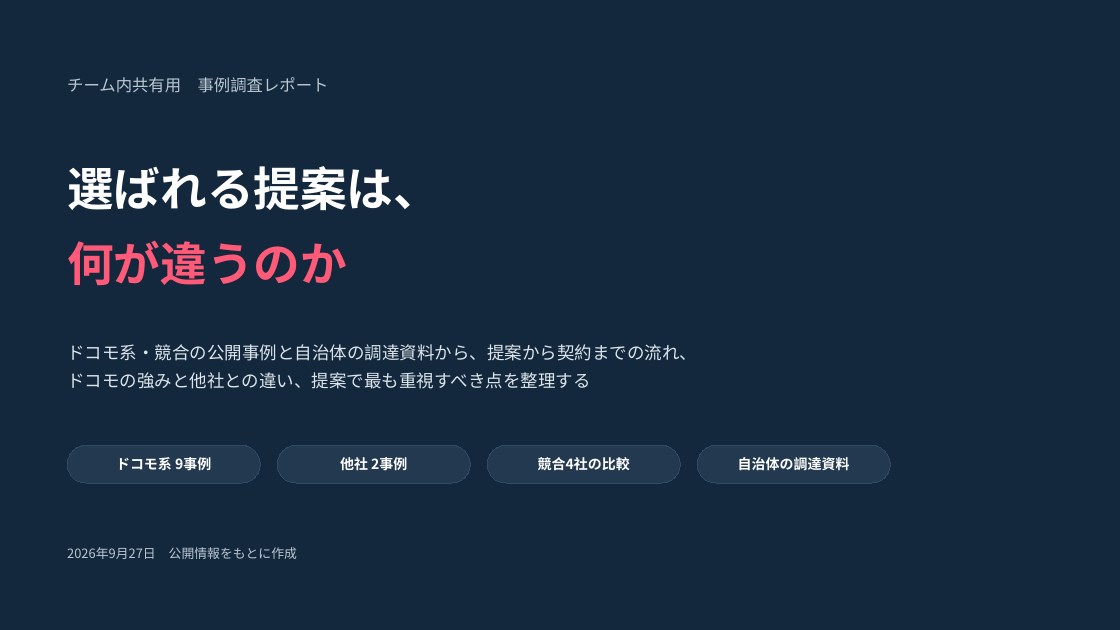
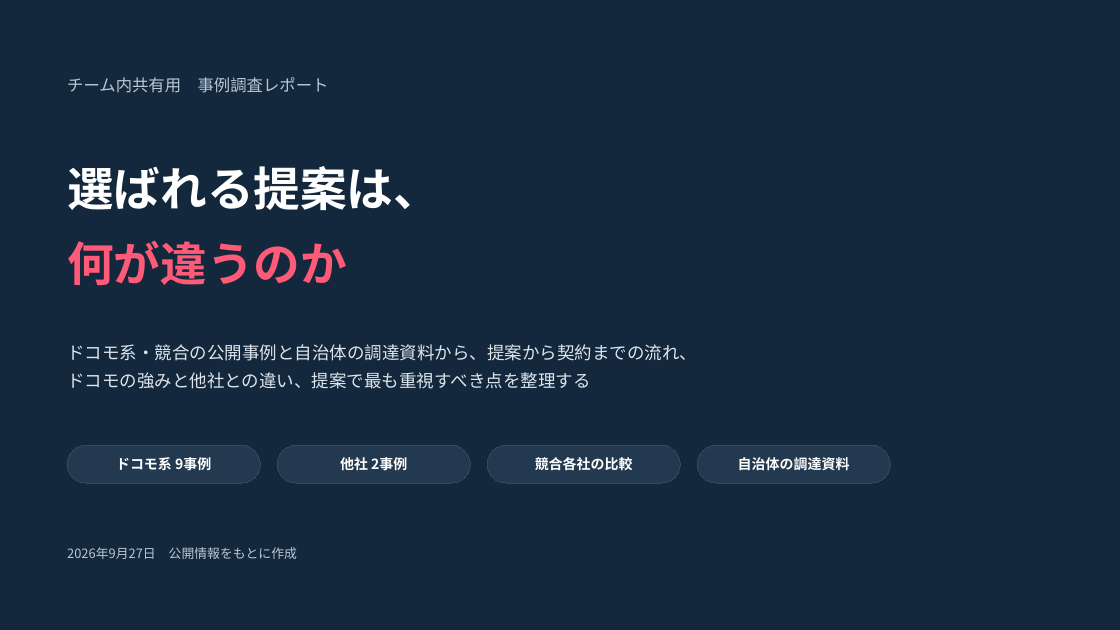
Before and after one commit to ftrugby04-beep/tatsupot, a slide deck: slide 1 of docs/sales/事例調査レポート_提案から契約まで.pptx. Drawn at 1120x630 pixels with LibreOffice and Linux fonts; fonts in the diff are those of the drawing. Boxes give left, top, right and bottom in pixels: in the first picture for what was removed or moved away, otherwise in the second. Text is boxed around its words. In the diff, an @@ line names an element or a change of style, - is before the commit and + after.

```diff
--- a/docs/sales/事例調査レポート_提案から契約まで.pptx
+++ b/docs/sales/事例調査レポート_提案から契約まで.pptx
@@ text in rounded rectangle at (x1=535, y1=457, x2=633, y2=471): text changed @@
-競合4社の比較
+競合各社の比較
```
Also in this commit, not shown: 8 other slides changed, 5 other files.
